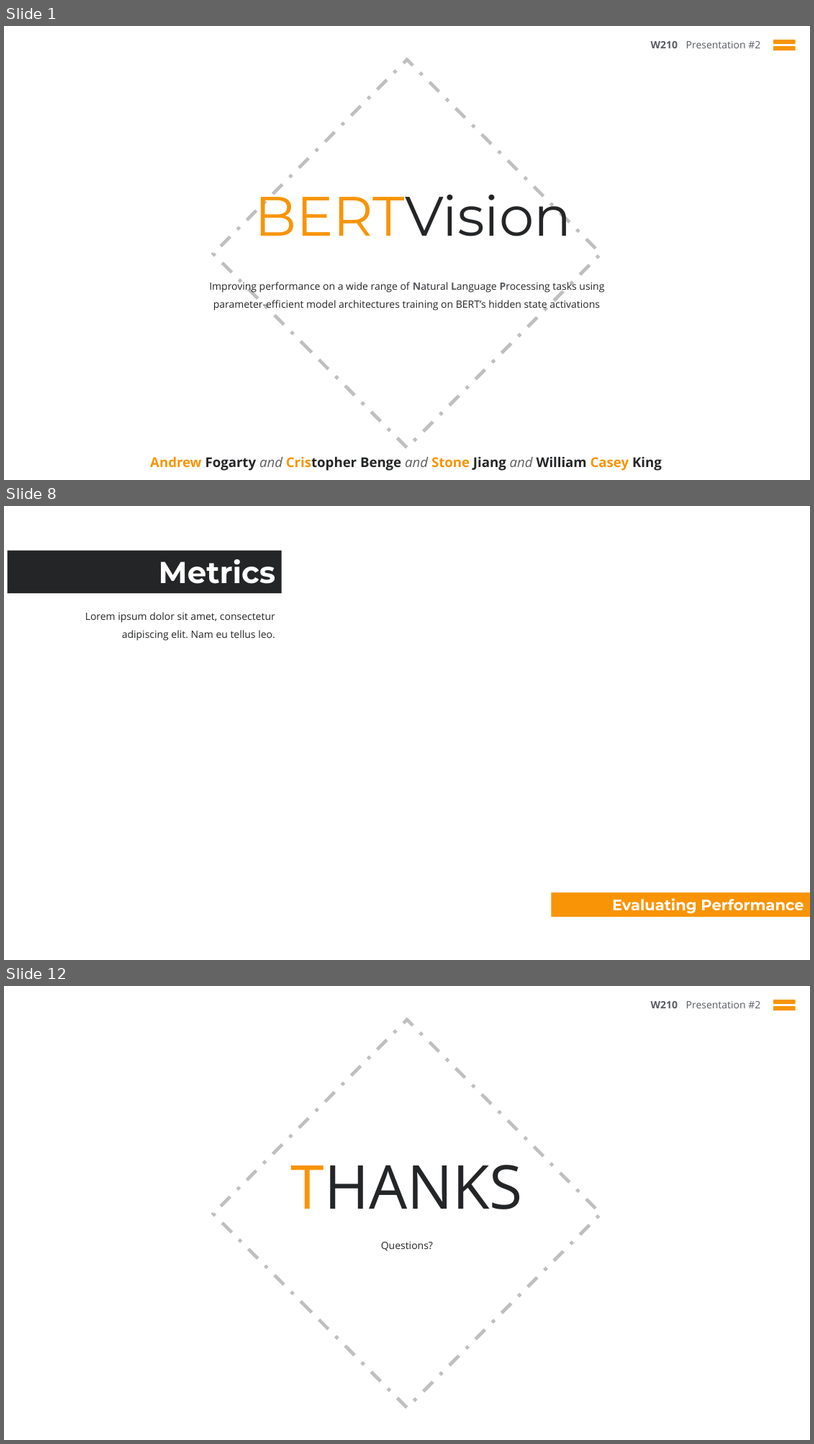
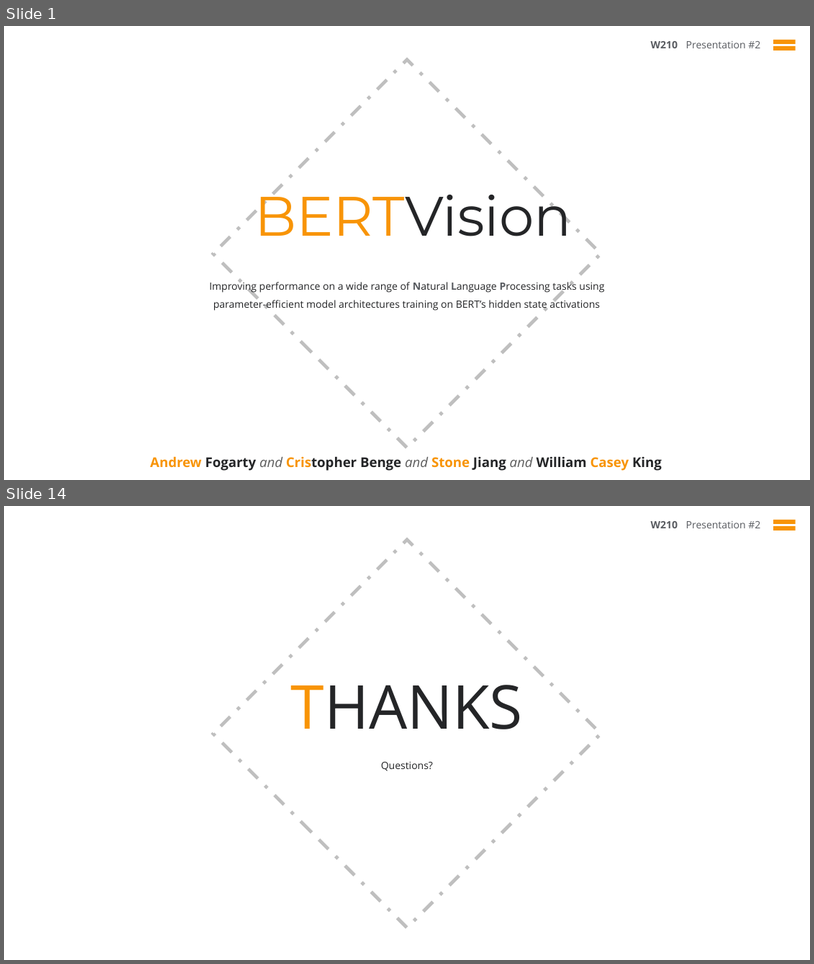
Before and after one commit to cbenge509/BERTVision, a slide deck: presentation/capstone/week_10/capstone__jiang_benge_fogarty_king__week_10.pptx. Shown one above the other, each under a label of ours: slides 1, 8 and 12 before the commit, slides 1 and 14 after it; the slides between them are not shown. The pictures are 814x1444 and 814x964 pixels, drawn with LibreOffice and Linux fonts; fonts in the diff are those of the drawing; background and template pictures are left out. Boxes give left, top, right and bottom in pixels: in the first picture for what was removed or moved away, otherwise in the second. Text is boxed around its words. In the diff, an @@ line names an element or a change of style, - is before the commit and + after.

```diff
--- a/presentation/capstone/week_10/capstone__jiang_benge_fogarty_king__week_10.pptx
+++ b/presentation/capstone/week_10/capstone__jiang_benge_fogarty_king__week_10.pptx
@@ slide 8 removed at (4,506,810,960), background #FFFFFF @@
@@ rectangle removed at (7,550,282,593) @@
-Metrics
@@ text removed at (85,612,275,641) @@
-Lorem ipsum dolor sit amet, consectetur adipiscing elit. Nam eu tellus leo.
@@ rectangle removed at (551,893,810,917) @@
-Evaluating Performance
@@ what was slide 12 is now slide 14 @@
```
Also in this commit, not shown: 2 slides changed, 10 slides added, 7 other slides removed, 2 other files.
